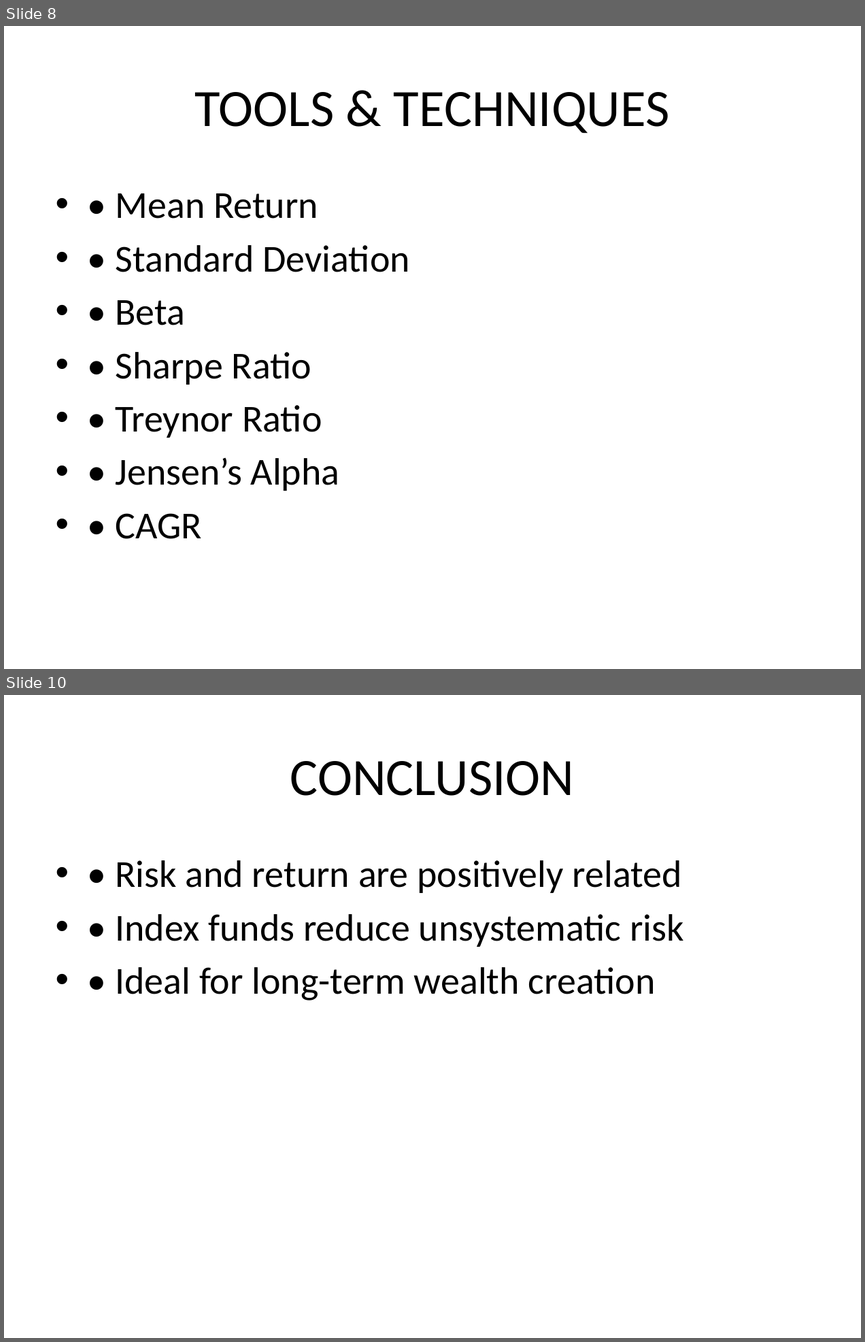
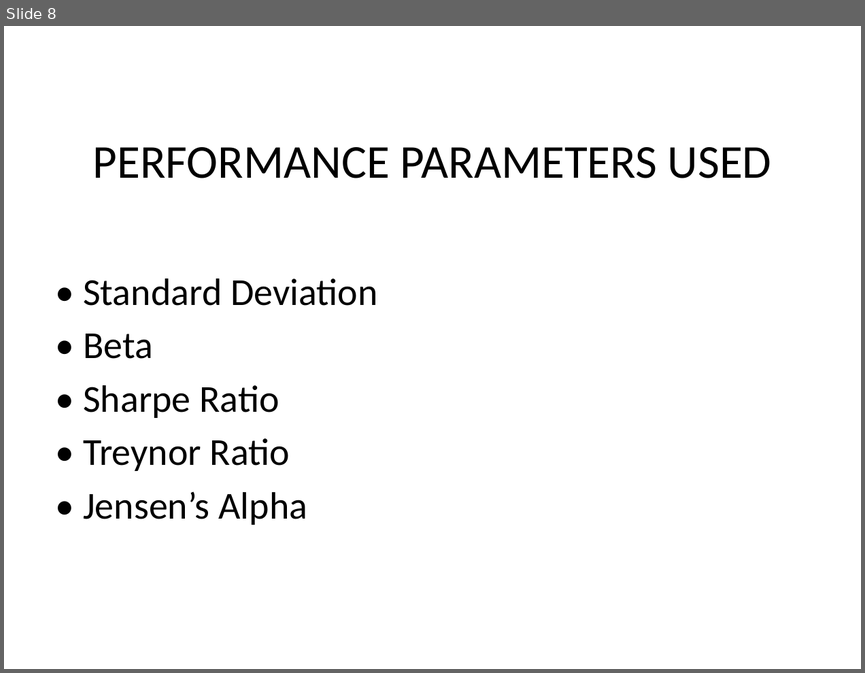
Before and after one commit to MMSHRIKARA/SHRIVATHSA, a slide deck: Viva_Project_Presentation_Shrivathsa.pptx. Shown one above the other, each under a label of ours: slides 8 and 10 before the commit, slide 8 after it; the slides between them are not shown. The pictures are 865x1342 and 865x673 pixels, drawn with LibreOffice and Linux fonts; fonts in the diff are those of the drawing. Boxes give left, top, right and bottom in pixels: in the first picture for what was removed or moved away, otherwise in the second. Text is boxed around its words. In the diff, an @@ line names an element or a change of style, - is before the commit and + after.

```diff
--- a/Viva_Project_Presentation_Shrivathsa.pptx
+++ b/Viva_Project_Presentation_Shrivathsa.pptx
@@ slide 10 removed at [4,695,861,1338], background #FFFFFF @@
@@ title removed at [290,761,574,796] @@
-CONCLUSION
@@ text removed at [115,860,684,1000] @@
-• • Risk and return are positively related
-• • Index funds reduce unsystematic risk
-• • Ideal for long-term wealth creation
@@ slide 8 changed as well @@
@@ title at [93,147,772,178]: text changed; size 44 to 39.6 pt @@
-TOOLS & TECHNIQUES
+PERFORMANCE PARAMETERS USED
@@ text at [115,193,318,218]: paragraph removed @@
-• • Mean Return
@@ text "• Standard Deviation": place and size @@
-text "• Standard Deviation" at [115,193,410,539]
+text "• Standard Deviation" at [83,278,378,524]
@@ text "• Standard Deviation" at [83,278,378,524]: bullet • to none @@
@@ text at [115,513,202,539]: paragraph removed @@
-• • CAGR
```
Also in this commit, not shown: 9 other slides changed, 2 slides added.
